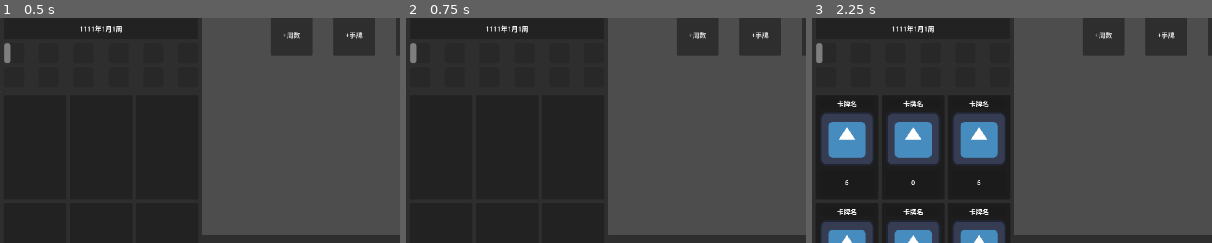
Above: before the commit, frames 1-3 (left to right).
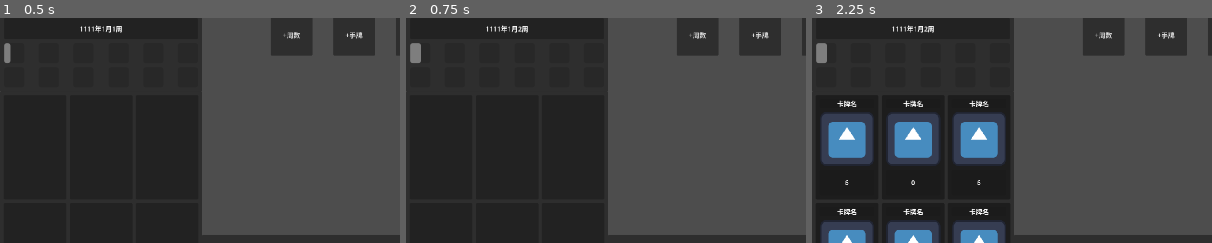
Above: after the commit, the same moments.

Repository: yuyi-yutie/Illness
Game: Godot game, scene res://scenes/play_scene/play_scene.tscn
The game is run twice, just before and just after one commit, with the same random seed, the same clock (stepped at 60 frames per second) and the same inputs. The engine's default icon, where the game draws it, is replaced by a stand-in: a white triangle on a blue panel in a dark square.
Inputs:
- Up to frame 1 (0.5 s): no input
- Up to frame 2 (0.75 s): click "执行" at 0.5 s
- Up to frame 3 (2.25 s): click "销毁一张手牌(暂无消耗)" at 1.25 s; click "换一批(暂无消耗)" at 2 s
The pictures show only the part of the screen within x 0-50%, y 1-51%; the shares and areas given below are measured in that part.

Frame 1 is identical in both runs. In frame 2, 0.1% of the frame differs, in the area x 2-29%, y 3-20%; in frame 3, 0.1%.

Commit message:
update
完善了卡牌的所有逻辑，包括悬浮，执行，FillBox等等等等

Diff:
--- a/illness/globals/calender_glue.gd
+++ b/illness/globals/calender_glue.gd
@@ -91,6 +91,7 @@
 
 func add_card_in_queue(parameter : Card) -> void:
 	var fill_box : FillBox = FILL_BOX.instantiate()
+	fill_box.occupy_time = parameter.time
 	match parameter.card_type:
 		Card.CardType.Medical:
 			card_in_queue_medical.append(parameter)
@@ -130,6 +131,7 @@
 		card_in_queue_activity.remove_at(target_index)
 		put_card_into_hand(target)
 		CardGlue.hover_fill_box = false
+	refresh_fill_box()
 
 func get_hover_card_through_fillbox(parameter : FillBox) -> Card:
 	if parameter in box_in_queue_medical:
@@ -138,3 +140,30 @@
 		return card_in_queue_activity[box_in_queue_activity.find(parameter)]
 	print("报错：队列中无选中FillBox对应卡牌")
 	return null
+
+func refresh_fill_box() -> void:
+	var current_occupy_time : int = 0
+	for child in medical_schedule_box.get_children():
+		if child is FillBox:
+			child.position.x = (gap + grid_size.x) * current_occupy_time
+			current_occupy_time += child.occupy_time
+	current_occupy_time = 0
+	for child in activity_schedule_box.get_children():
+		if child is FillBox:
+			child.position.x = (gap + grid_size.x) * current_occupy_time
+			current_occupy_time += child.occupy_time
+
+
+# 把本脚本的所有变量数组变为初始化
+func round_refresh() -> void:
+	occupy_time_medical = 0
+	occupy_time_activity = 0
+	card_in_queue_medical.clear()
+	card_in_queue_activity.clear()
+	for child in box_in_queue_medical:
+		child.queue_free()
+	box_in_queue_medical.clear()
+	for child in box_in_queue_activity:
+		child.queue_free()
+	box_in_queue_activity.clear()
+	SmallCalenderGlue.week += 1
--- a/illness/scenes/play_scene/calender.tscn
+++ b/illness/scenes/play_scene/calender.tscn
@@ -206,6 +206,7 @@
 offset_right = 100.0
 offset_bottom = 100.0
 texture = ExtResource("5_vav4e")
+expand_mode = 1
 
 [node name="HandPanel" type="Panel" parent="CalenderPanel"]
 layout_mode = 1
--- a/illness/scenes/play_scene/end_and_execute.tscn
+++ b/illness/scenes/play_scene/end_and_execute.tscn
@@ -141,6 +141,7 @@
 [connection signal="mouse_exited" from="EndPanel/DeckPanel" to="." method="_on_deck_panel_mouse_exited"]
 [connection signal="mouse_entered" from="EndPanel/TrashDeckPanel" to="." method="_on_trash_deck_panel_mouse_entered"]
 [connection signal="mouse_exited" from="EndPanel/TrashDeckPanel" to="." method="_on_trash_deck_panel_mouse_exited"]
+[connection signal="button_down" from="EndPanel/ExecuteButton" to="." method="_on_execute_button_button_down"]
 [connection signal="mouse_entered" from="EndPanel/ExecuteButton" to="." method="_on_execute_button_mouse_entered"]
 [connection signal="mouse_exited" from="EndPanel/ExecuteButton" to="." method="_on_execute_button_mouse_exited"]
 [connection signal="mouse_entered" from="DeckDetailPanel" to="." method="_on_deck_detail_panel_mouse_entered"]
--- a/illness/scripts/card/card.gd
+++ b/illness/scripts/card/card.gd
@@ -81,7 +81,7 @@
 
 			CalenderGlue.put_card_outof_hand(self)
 
-			DeckGlue.add_to_trash_deck(self)
+			#DeckGlue.add_to_trash_deck(self)
 			#后面写执行的时候要把这个改掉，在执行之后再放进弃牌堆
 
 			CalenderGlue.hand_card_array.erase(self)
@@ -99,4 +99,12 @@
 			CalenderGlue.add_card_in_queue(self)
 
 func execute() -> void:
+	print("执行卡牌" + str(id))
+
+	custom_execute()
+
+	DeckGlue.add_to_trash_deck(self)
+
+func custom_execute() -> void:
+	#这里写卡牌的具体逻辑
 	pass
--- a/illness/scripts/play_scene/calender_panel/fill_box.gd
+++ b/illness/scripts/play_scene/calender_panel/fill_box.gd
@@ -2,6 +2,8 @@
 class_name FillBox
 
 var mouse_in : bool = false
+
+var occupy_time : int = 0
 
 func _on_mouse_entered() -> void:
 	mouse_in = true
--- a/illness/scripts/play_scene/end_and_execute/end_and_execute.gd
+++ b/illness/scripts/play_scene/end_and_execute/end_and_execute.gd
@@ -76,9 +76,18 @@
 #鼠标水平向左离开牌堆时，不会触发检查结束，于是有这个补丁
 func _on_bd_mouse_entered() -> void:
 	check_if_end_show()
+	deck_detail_panel.visible = false
 
 
 func _on_execute_button_mouse_exited() -> void:
 	execute_label.text = ""
 	check_if_end_show()
 	deck_detail_panel.visible = false
+
+# 这是点击执行按钮执行的逻辑，后面要根据执行顺序改
+func _on_execute_button_button_down() -> void:
+	for child in CalenderGlue.card_in_queue_medical:
+		child.execute()
+	for child in CalenderGlue.card_in_queue_activity:
+		child.execute()
+	CalenderGlue.round_refresh()
